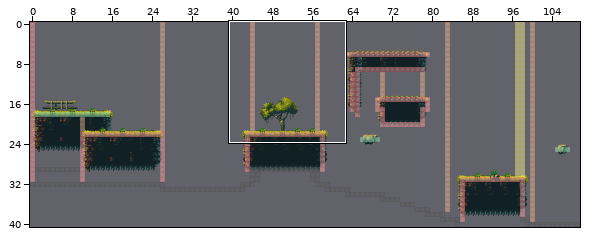
Tiled map, stored at Output/Assets/Maps/level_2.tmx. The picture above shows the old version from afar; the outline marks the close-up.
Close-up. First the earlier version:
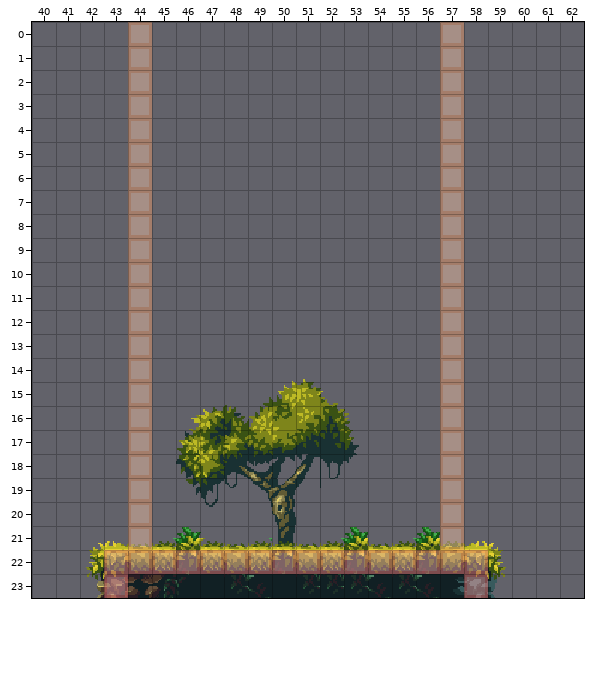
Cells are 16x16 px. Shown: x 40..62, y 0..23. The commit also changed other parts of the map, which this record leaves out.
New version:
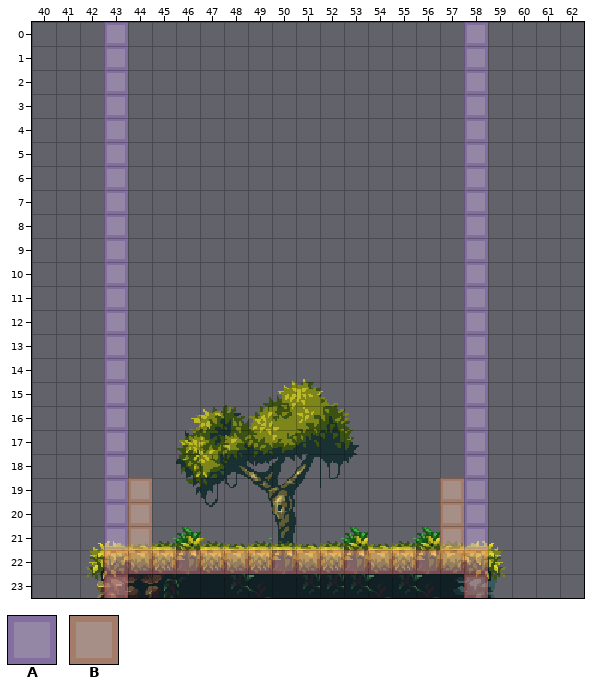
Key: from "HitBoxes": A 2, B 3.
_ is an empty cell.
Tiles replaced or removed in this view: B.
See-through tiles are keyed as they look on the map.
Diff:
Changed rows in their new state; . is an unchanged cell.
Layer "HitBoxes":
first column x 43:
 0 A_............_A
 1 A_............_A
 2 A_............_A
 3 A_............_A
 4 A_............_A
 5 A_............_A
 6 A_............_A
 7 A_............_A
 8 A_............_A
 9 A_............_A
10 A_............_A
11 A_............_A
12 A_............_A
13 A_............_A
14 A_............_A
15 A_............_A
16 A_............_A
17 A_............_A
18 A_............_A
19 A..............A
20 A..............A
21 A..............A
Boxes around the changes in both close-ups, in picture pixels (x1, y1, x2, y2):
changed: (104, 22, 152, 550)
changed: (440, 22, 488, 550)
